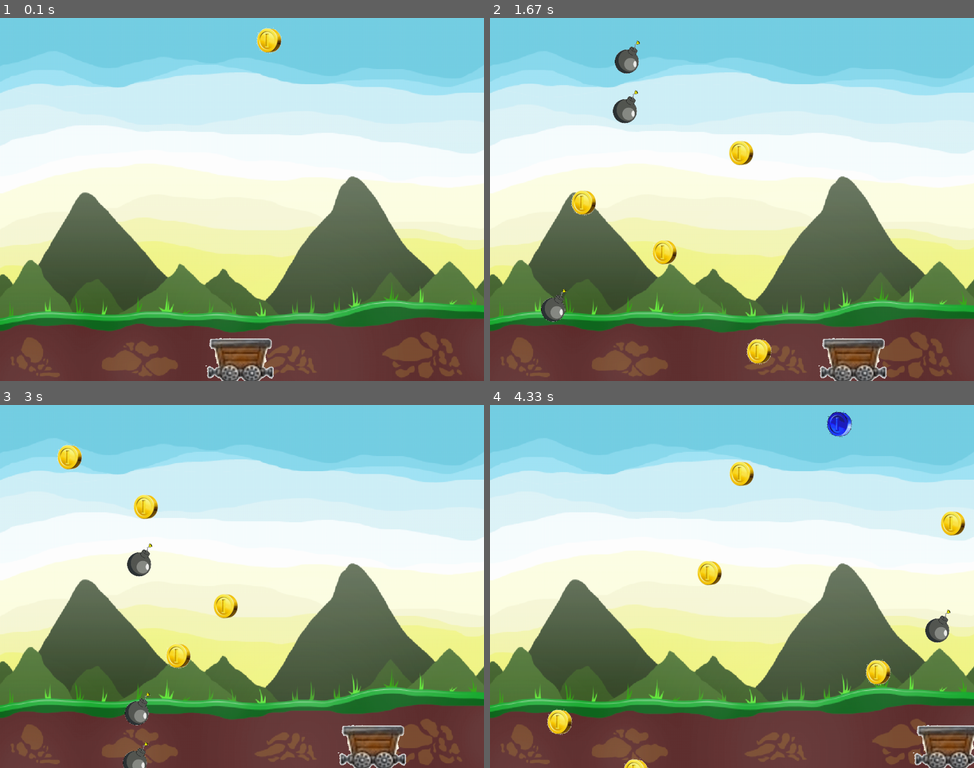
Above: before the commit, frames 1-4 (two rows, left to right).
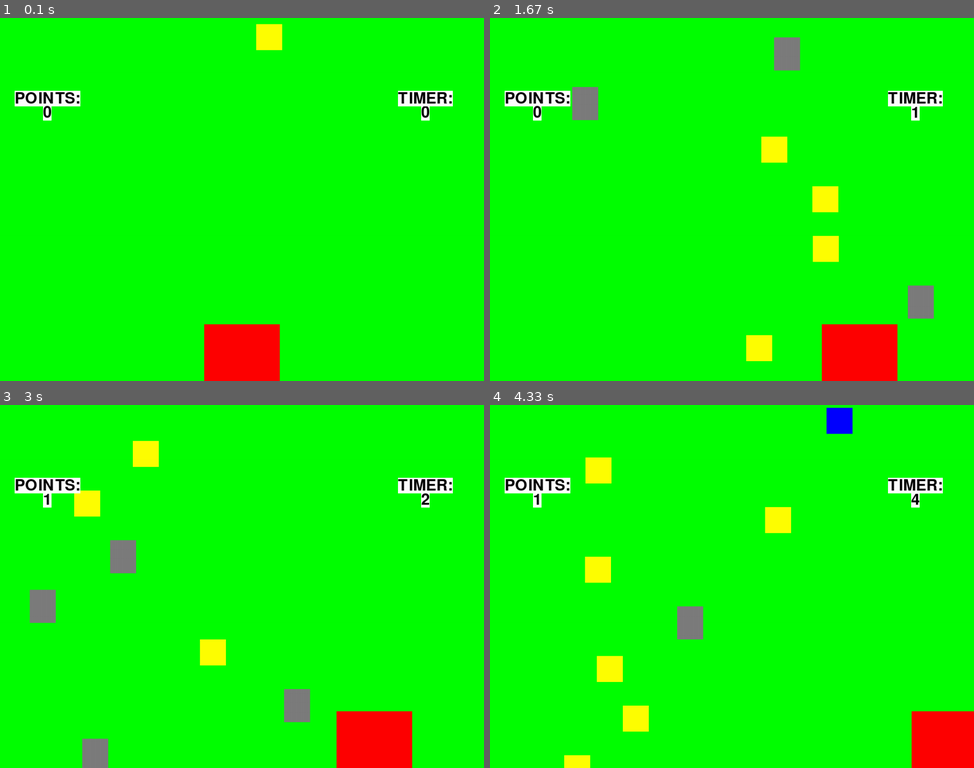
Above: after the commit, the same moments.

Repository: vineetjc/pygame-Coin-Fall-
Game: pygame game, started from main.py
Same seed, same stepped clock (60 frames per second), same inputs: the game is played once before the commit and once after it.
Inputs:
- Up to frame 1 (0.1 s): no input
- Up to frame 2 (1.67 s): hold Right 0.33-0.8 s; hold Right 0.83-1.3 s; hold Left from 1.33 s (still down)
- Up to frame 3 (3 s): release Left at 1.87 s; hold Left 1.9-2.3 s; hold Right 2.33-2.97 s
- Up to frame 4 (4.33 s): hold Left 3-3.47 s; hold Right 3.5-3.97 s; hold Right from 4 s (still down)

The runs differ from the first frame. In frame 1, 100% of the frame differs, in the area x 0-100%, y 0-100%; in frame 2, 100%; in frame 3, 100%; in frame 4, 100%.

Commit message:
Add files via upload
- Modified code to enable restart.
- Fixed minor syntax errors

Diff:
--- a/main.py
+++ b/main.py
@@ -1,76 +1,101 @@
-import pygame, sys, random, math
-from pygame.locals import *
+######################################
+# - Fix Basic syntax
+# - Port to Python3
+# - Add Game Restart
+######################################
+import pygame
+import sys
+import random
+import math
+
+from pygame.locals import QUIT, KEYUP
 
 pygame.init()
 
 #setup the window display
-size=(1024, 768)
-windowSurface = pygame.display.set_mode((size), 0, 32)
+size = (1024, 768)
+windowSurface  = pygame.display.set_mode(size, 0, 32)
 pygame.display.set_caption('Super Mumbo Epicness')
 
 # set up fonts
-basicFont = pygame.font.SysFont(None, 48) #none is for default system font, number is size of font
+basicFont = pygame.font.SysFont(None, 48) #None is for default system font
 
 #set colors R, G, B code
 BLACK = (0, 0, 0)
 WHITE = (255, 255, 255)
 
 #images
-cart_img = pygame.image.load('Images/bb.jpg')
-coin_img = pygame.image.load('Images/coin.jpg')
-bluecoin = pygame.image.load('Images/bluecoin.jpg')
-bomb = pygame.image.load('Images/bomb.png')
+#convert for easy blitting
+cart_img = pygame.image.load('Images/bb.jpg').convert()
+coin_img = pygame.image.load('Images/coin.jpg').convert()
+bluecoin = pygame.image.load('Images/bluecoin.jpg').convert()
+bomb = pygame.image.load('Images/bomb.png').convert()
 R = random.randint(1, 4)
-BG = pygame.image.load('Images/coinfallbg'+str(R)+'.jpg')
+BG = pygame.image.load('Images/coinfallbg'+str(R)+'.jpg').convert()
+
+cart_img.fill((255, 0, 0))
+coin_img.fill((255, 255, 0))
+bluecoin.fill((0, 0, 255))
+bomb.fill((125, 125, 125))
+BG.fill((0, 255, 0))
 
 class Cart(object):
     def __init__(self):
         self.image = cart_img
-        self.x = (size[0]/2)-80
-        self.y = size[1]-120
-        self.Points = 0
+        self.x = (size[0] / 2) - 80
+        self.y = size[1] - 120
+        self.points = 0 #Changed Points to points
+        self.dead = False #Add this for game end check
+
 
     def handle_keys(self):
         key = pygame.key.get_pressed()
-        dist = 10 #change this value if necessary
+        dist = 10 #Change this value if necessary
         if key[pygame.K_RIGHT]:
-            if self.x<size[0]-140:
+            if self.x < size[0] - 140:
                 self.x += dist
-            if self.x>=size[0]-140:
-                self.x+=0
+            else: #Removed redundant condition
+                pass
         elif key[pygame.K_LEFT]:
-            if self.x>-10:
+            if self.x > -10:
                 self.x -= dist
-            if self.x<=-10:
-                self.x-=0
+            else:
+                pass
+
 
     def draw(self, surface):
         surface.blit(self.image, (self.x, self.y))
 
+
     def collect_item(self, coin):
-        if 645>coin.y>633:
-            if self.x<coin.x+(55.0/2)<(self.x+160) and self.x<coin.x and self.x+160>coin.x+55:
+        if 645 > coin.y > 633:
+            if ((self.x < coin.x + (55.0 / 2) < self.x + 160) and
+                (self.x < coin.x) and (self.x + 160 > coin.x + 55)):
                 try:
-                    if coin.image==bluecoin:
-                        self.Points+=3 #bonus coin
-                    elif coin.image==bomb:
+                    if coin.image == bluecoin:
+                        self.points += 3 #Bonus coin
+                    elif coin.image == bomb:
                         pygame.time.delay(500)
-                        pygame.quit()
-                        sys.exit()
+                        self.dead = True #Replace quit with death
+##                        pygame.quit()
+##                        sys.exit()
                     else:
-                        self.Points+=1
+                        self.points += 1
                     del coin.image
                 except AttributeError:
                     pass
 
+
 class Coin():
     def __init__(self):
         self.image = coin_img
-        self.x = random.randint(0, size[0]-55)
+        self.x = random.randint(0, size[0] - 55)
         self.y = -15
 
+
     def fall(self):
-        self.y+=7 #change this value if necessary
+        self.y += 7 #Change the value if necessary
+
 
     def draw(self, surface):
         try:
@@ -78,80 +103,113 @@
         except AttributeError:
             pass
 
+
 class BlueCoin(Coin): #bonus coin
     def __init__(self):
         Coin.__init__(self)
         self.image = bluecoin
 
-class Bomb(Coin): #bomb
+
+class Bomb(Coin):
     def __init__(self):
         Coin.__init__(self)
         self.image = bomb
 
-def CoinGame():
+
+def coinGame(): #Renamed from CoinGame to coinGame
     result = 0
     i = 1
-    coinlist=[]
+    coinlist = []
     gameclock = pygame.time.Clock()
     timer = 0
     cart = Cart()
 
-    #set up texts
-    time_text = basicFont.render('TIMER:',True, BLACK, WHITE)
+    #Set up texts
+    time_text = basicFont.render('TIMER:', True, BLACK, WHITE)
     textbox = time_text.get_rect(center=(900, 170))
-    points_text = basicFont.render('POINTS:',True, BLACK, WHITE)
-    pointbox = points_text.get_rect(center=(100, 170))
-    display_time = basicFont.render('0',True, BLACK, WHITE)
+    point_text = basicFont.render('POINTS:', True, BLACK, WHITE)
+    pointbox = point_text.get_rect(center=(100, 170))
+    display_time = basicFont.render('0', True, BLACK, WHITE)
     timebox = display_time.get_rect(center=(900, 200))
-    score = basicFont.render(str(cart.Points),True, BLACK, WHITE)
+    score = basicFont.render(str(cart.points), True, BLACK, WHITE)
     scorebox = score.get_rect(center=(100, 200))
 
-    while timer<=30:
+    #Add a restart text
+    restart = basicFont.render('Press R to restart!', True, BLACK, WHITE)
+    restartbox = restart.get_rect(center=(512, 384))
+
+    over = False
+
+    while True: #Changed to infinite loop
+        if timer > 30 or cart.dead:
+            over = True
+
         for event in pygame.event.get():
-            if event.type==QUIT:
+            if event.type == QUIT:
                 pygame.quit()
                 sys.exit()
-
-        cart.handle_keys()
-        windowSurface.blit(pygame.transform.scale(BG,(size)),(0, 0))
-        cart.draw(windowSurface)
-
-        #randomizing bonus coin/bomb/coin fall rate, can change this
-        if i%3==0 or i%4==0:
-            select = random.randint(1, 2)
-            if select==1:
-                C = BlueCoin()
-            if select==2:
-                C = Bomb()
-        elif i%5==0 or i%7==0 or i&11==0:
-            C = Bomb()
-        else:
-            C = Coin()
-        coinlist.append(C)
-        for B in coinlist[0:i:15]: #(use 14 or 15) this is for the rate at which objects fall, can change this
-            B.draw(windowSurface)
-            B.fall()
-            cart.collect_item(B)
-        pygame.display.flip()
-        i+=1
-
-        #update time
+            #Add a restart key
+            elif event.type == KEYUP:
+                if event.key == pygame.K_r and (cart.dead or over):
+                    over = False
+                    time_text = basicFont.render('TIMER:', True, BLACK, WHITE)
+                    cart = Cart()
+                    timer = 0
+                    coinlist = []
+                    i = 1
+
+        if not over:
+            cart.handle_keys()
+            windowSurface.blit(pygame.transform.scale(BG, size), (0, 0))
+            cart.draw(windowSurface)
+
+            #randomizing bonus coin/bomb/coin fall frequency, can change this
+            if not i%3 or not i%4:
+                select = random.randint(1, 2)
+                if select == 1:
+                    c = BlueCoin() #Changed C to c
+                else: #Remove redundant check
+                    c = Bomb()
+            elif not i%5 or not i%7 or not i%11:
+                c = Bomb()
+            else:
+                c = Coin()
+
+            coinlist.append(c)
+
+            for b in coinlist[0:i:15]:
+                #(use 14 or 15) this is for the rate at which
+                #objects fall, can change this
+                b.draw(windowSurface)
+                b.fall()
+                cart.collect_item(b)
+
+    ##        pygame.display.flip() #Redundant call
+            i += 1
+
+        #Update time
         seconds = gameclock.tick()/1000.0
-        timer+=seconds
-        int_timer = math.trunc(timer) #returns real value of timer to integer value
-        if timer<30:
-            display_time = basicFont.render(str(int_timer),True, BLACK, WHITE)
+        timer += seconds
+        int_timer = math.trunc(timer) #returns real value of timer to int value
+        if int_timer < 30:
+            display_time = basicFont.render(str(int_timer), True, BLACK, WHITE)
             windowSurface.blit(display_time, timebox)
-        if timer>=30:
-            time_text = basicFont.render('TIME UP!',True, BLACK, WHITE)
+        else: #Removed redundant check
+            time_text = basicFont.render('TIME UP!', True, BLACK, WHITE)
         windowSurface.blit(time_text, textbox)
-        windowSurface.blit(points_text, pointbox)
-        score = basicFont.render(str(cart.Points),True, BLACK, WHITE)
+        windowSurface.blit(point_text, pointbox)
+        score = basicFont.render(str(cart.points), True, BLACK, WHITE)
         windowSurface.blit(score, scorebox)
+
+        #Add a restart display if dead or timeup
+        if cart.dead or over:
+            windowSurface.blit(restart, restartbox)
+
         pygame.display.flip()
     pygame.time.delay(500)
     pygame.quit()
     return
 
-if __name__=='__main__':
-    CoinGame()
+
+if __name__ == "__main__":
+    coinGame()
